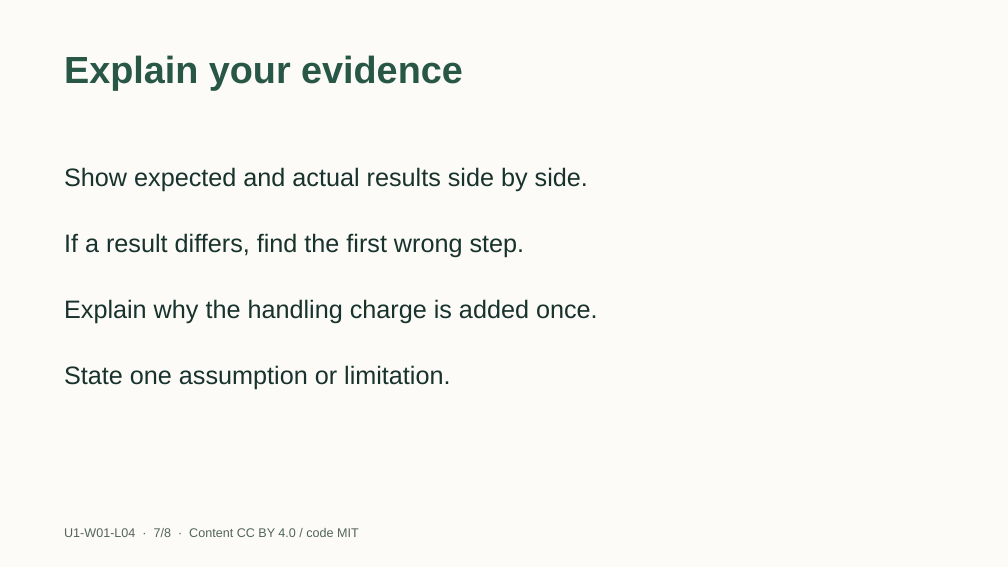
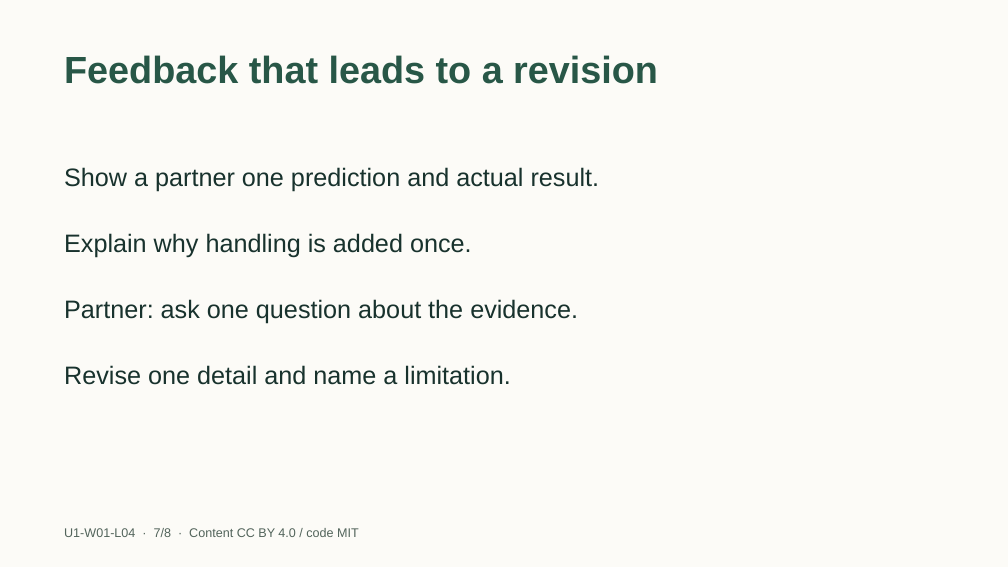
Before and after one commit to EdugenIO/cs-atar-textbook, a slide deck: slide 7 of dist/slides/u1-w01-l04.pptx. Drawn at 1008x567 pixels with LibreOffice and Linux fonts; fonts in the diff are those of the drawing. Boxes give left, top, right and bottom in pixels: in the first picture for what was removed or moved away, otherwise in the second. Text is boxed around its words. In the diff, an @@ line names an element or a change of style, - is before the commit and + after.

```diff
--- a/dist/slides/u1-w01-l04.pptx
+++ b/dist/slides/u1-w01-l04.pptx
@@ title at [64,55,658,84]: text changed @@
-Explain your evidence
+Feedback that leads to a revision
@@ text at [64,167,600,192]: text changed @@
-Show expected and actual results side by side.
+Show a partner one prediction and actual result.
@@ text at [64,233,472,258]: text changed @@
-If a result differs, find the first wrong step.
+Explain why handling is added once.
@@ text at [64,299,578,324]: text changed @@
-Explain why the handling charge is added once.
+Partner: ask one question about the evidence.
@@ text at [64,365,510,385]: text changed @@
-State one assumption or limitation.
+Revise one detail and name a limitation.
```
Also in this commit, not shown: 5 other slides changed, 12 other files.
